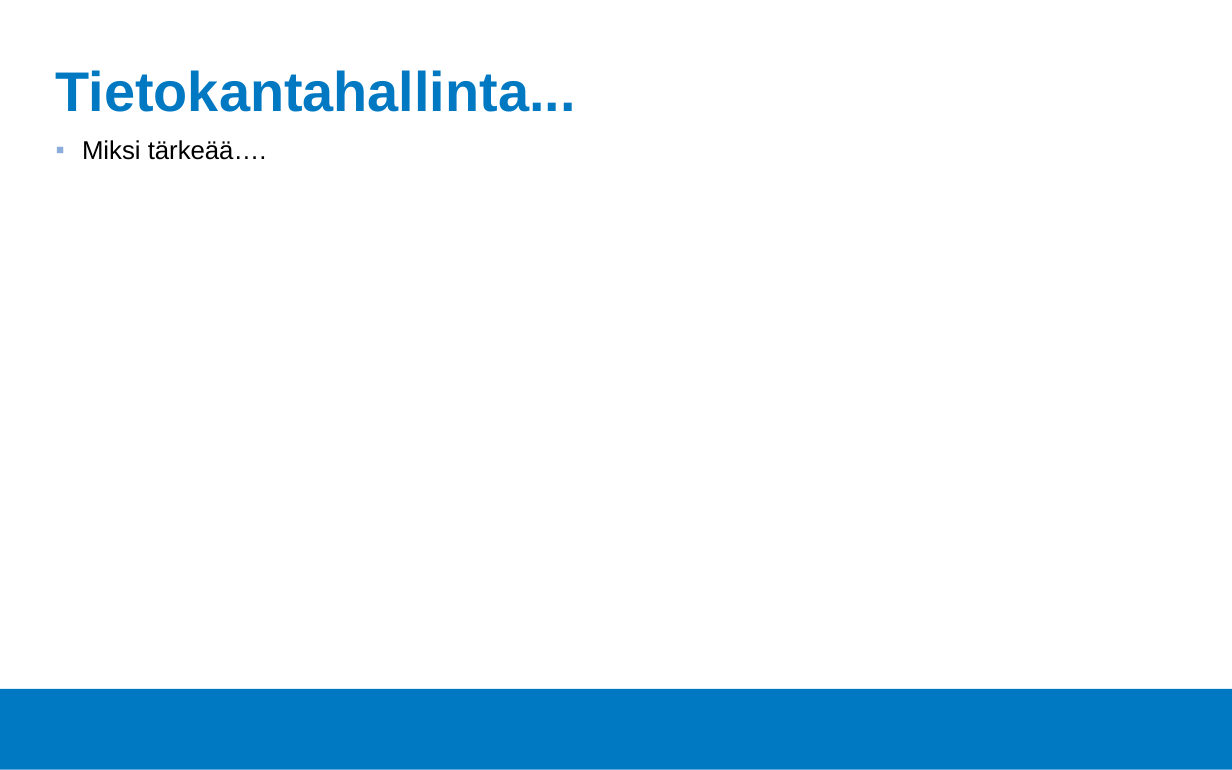
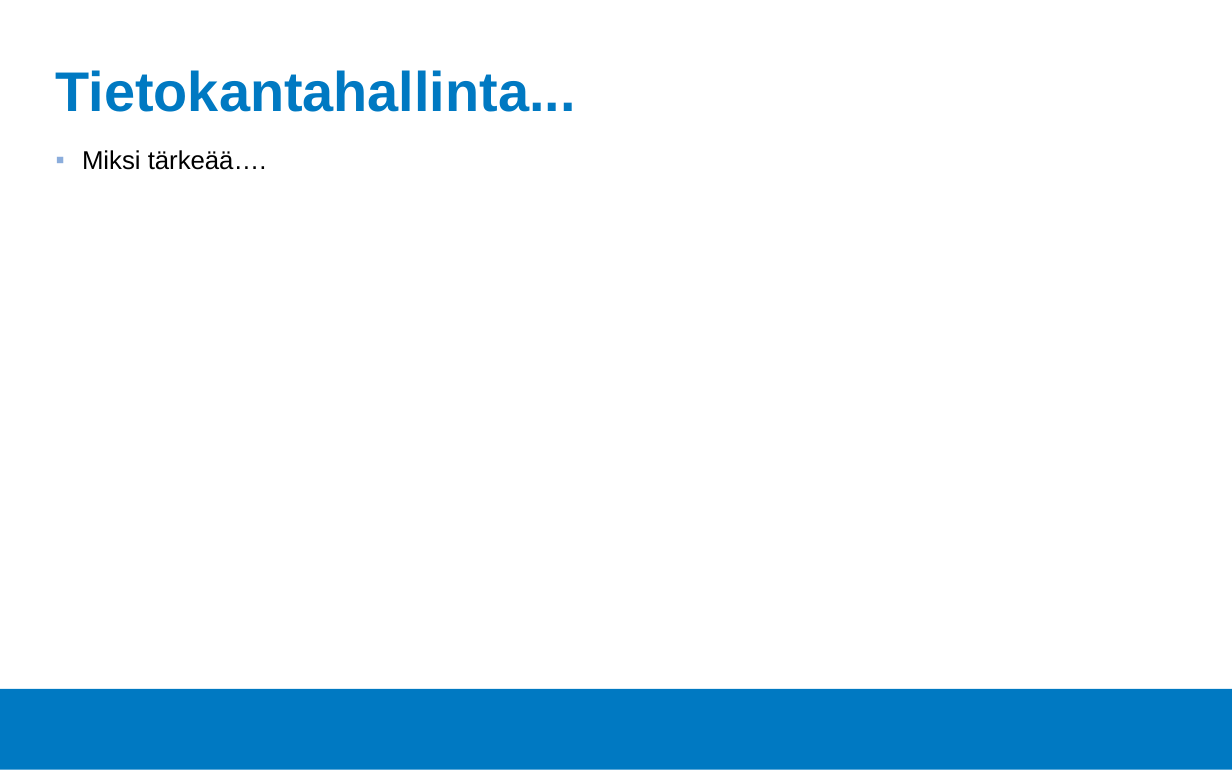
Before and after one commit to Tietokantahallinta/Tietokantahallinta.github.io, a slide deck: slide 3 of luennot/viikko01/Luentokalvot_01.odp. Drawn at 1232x770 pixels with LibreOffice and Linux fonts; fonts in the diff are those of the drawing; background and template pictures are left out. Boxes give left, top, right and bottom in pixels: in the first picture for what was removed or moved away, otherwise in the second. Text is boxed around its words. In the diff, an @@ line names an element or a change of style, - is before the commit and + after.

```diff
--- a/luennot/viikko01/Luentokalvot_01.odp
+++ b/luennot/viikko01/Luentokalvot_01.odp
@@ text "Miksi tärkeää….": place and size @@
-text "Miksi tärkeää…." at (82,140,267,160)
+text "Miksi tärkeää…." at (82,150,267,170)
```
Also in this commit, not shown: 3 other slides changed, 1 other file.
